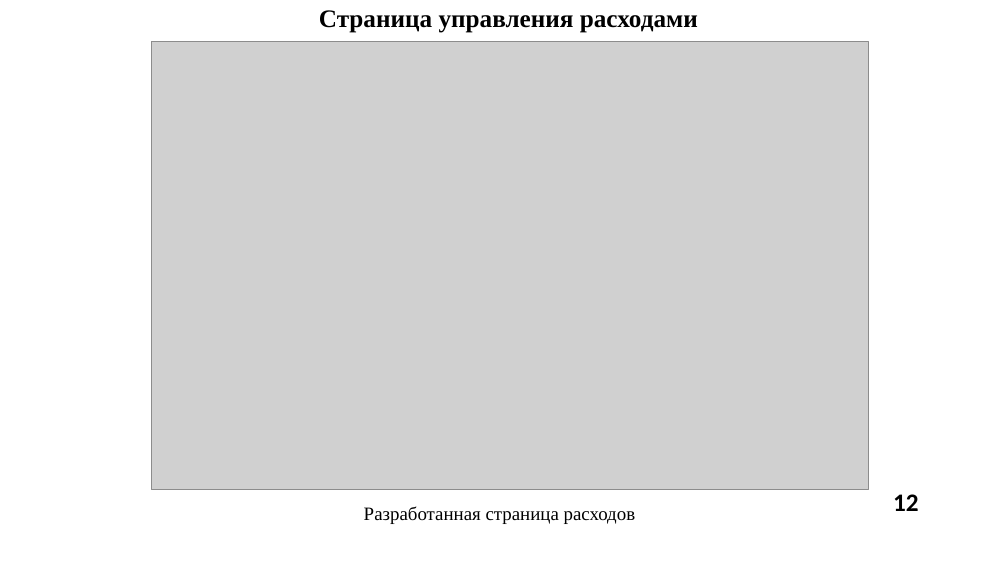
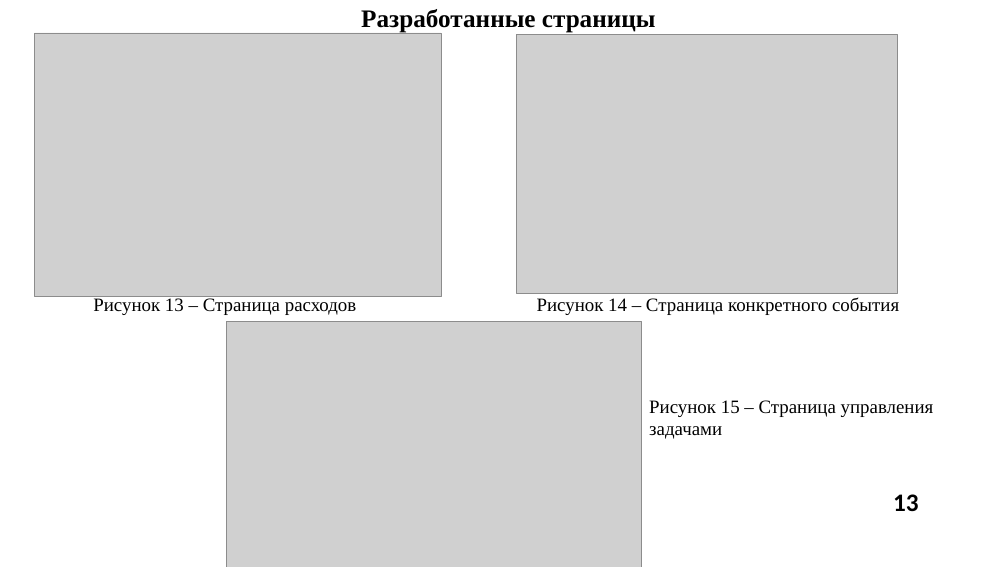
Before and after one commit to PabloPerdolie/eventManagement, a slide deck: slide 13 of диплом/ПРЕДДИПЛОМНАЯ_ПРАКТИКА/ПДП_Презентация_ИКБО-30-21_ПарусовПА.pptx (slide 12 before the commit). Drawn at 1008x567 pixels with LibreOffice and Linux fonts; fonts in the diff are those of the drawing; grey boxes stand for pictures; background and template pictures are left out. Boxes give left, top, right and bottom in pixels: in the first picture for what was removed or moved away, otherwise in the second. Text is boxed around its words. In the diff, an @@ line names an element or a change of style, - is before the commit and + after.

```diff
--- a/диплом/ПРЕДДИПЛОМНАЯ_ПРАКТИКА/ПДП_Презентация_ИКБО-30-21_ПарусовПА.pptx
+++ b/диплом/ПРЕДДИПЛОМНАЯ_ПРАКТИКА/ПДП_Презентация_ИКБО-30-21_ПарусовПА.pptx
@@ title at [361, 9, 656, 33]: text changed @@
-Страница управления расходами
+Разработанные страницы
@@ picture: place and size @@
-picture at [151, 42, 868, 490]
+picture at [35, 33, 442, 296]
@@ picture added at [516, 35, 898, 293] @@
@@ text at [93, 298, 357, 315]: text changed @@
-Разработанная страница расходов
+Рисунок 13 – Страница расходов
@@ text added at [537, 297, 899, 315], 18 pt, text #000000 @@
+Рисунок 14 – Страница конкретного события
@@ picture added at [227, 321, 642, 567] @@
@@ text added at [649, 400, 934, 439], 18 pt, text #000000 @@
+Рисунок 15 – Страница управления задачами
@@ page number at [893, 494, 919, 511]: text changed @@
-12
+13
```
Also in this commit, not shown: 12 other slides changed, 4 slides added, 5 slides removed, 31 other files.
